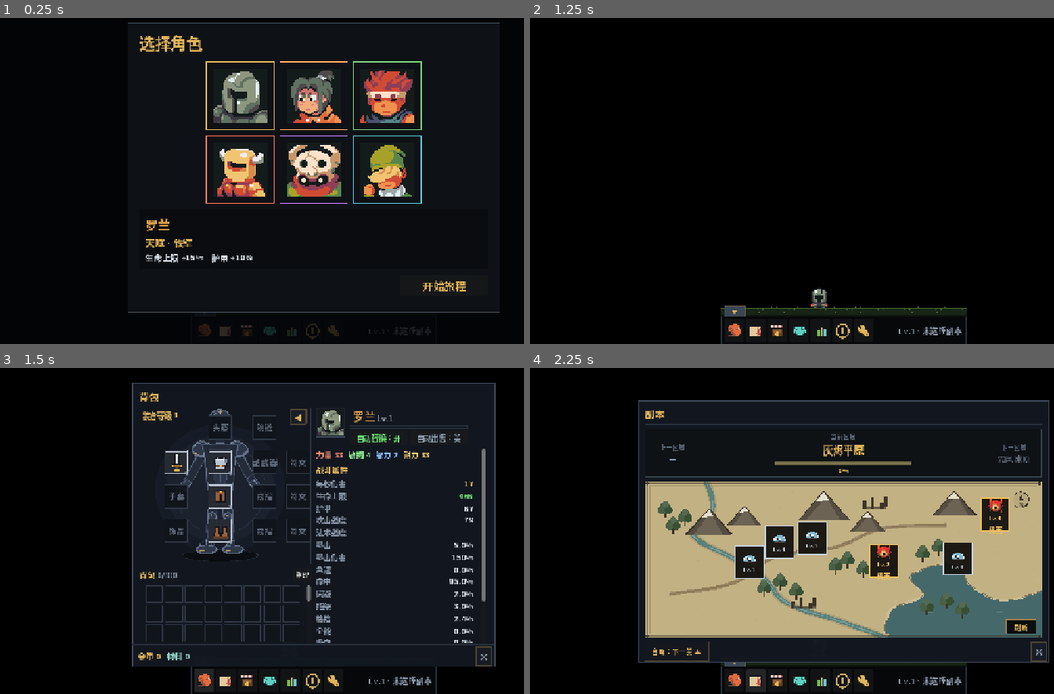
Above: before the commit, frames 1-4 (two rows, left to right).
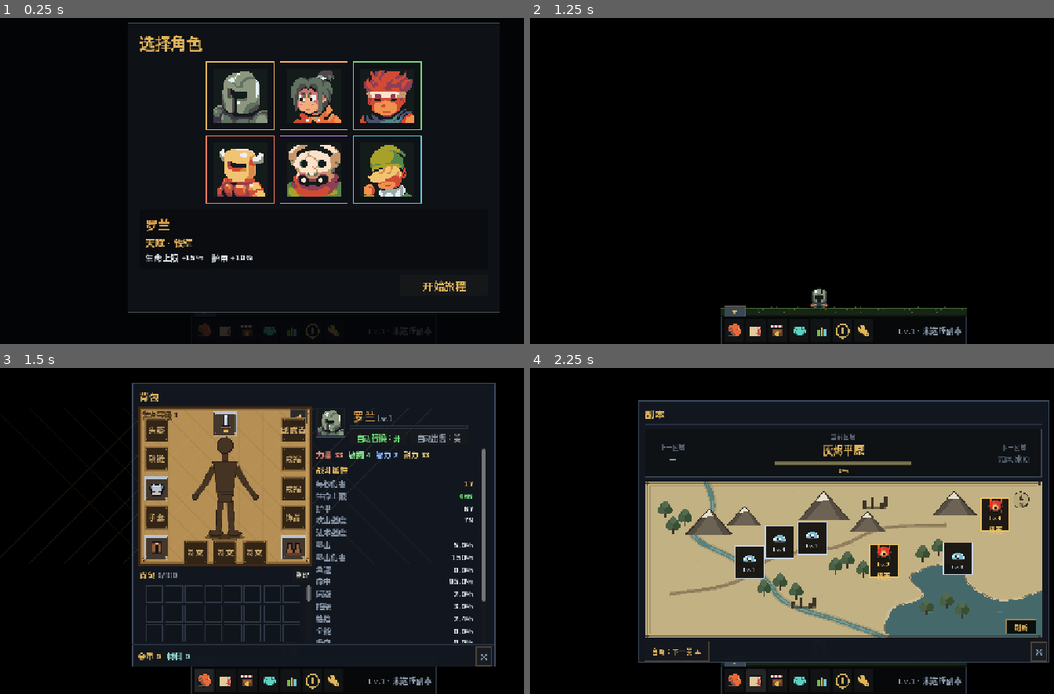
Above: after the commit, the same moments.

Repository: 958582184-dotcom/KeepForward
Game: Godot game, scene res://scenes/main.tscn
Two runs of this game, one before a commit and one after it. Both use one fixed random seed, a clock stepped at 60 frames per second and the inputs below.
Inputs (mouse positions are in pixels of both pictures, inside the frame that each line leads up to):
- Up to frame 1 (0.25 s): no input
- Up to frame 2 (1.25 s): click "开始旅程" at 0.5 s
- Up to frame 3 (1.5 s): click (204, 680) at 1.27 s
- Up to frame 4 (2.25 s): click (755, 680) at 2.02 s

Frames 1-2 are identical in both runs. In frame 3, 16% of the frame differs, in the area x 13-68%, y 11-61%; in frame 4, nothing differs.

Commit message:
Restyle equipment view as parchment paper doll

Diff:
--- a/src/core/data.gd
+++ b/src/core/data.gd
@@ -2,7 +2,7 @@
 extends RefCounted
 
 const TITLE := "KeepForward"
-const VERSION := "0.45.0"
+const VERSION := "0.46.0"
 const SAVE_PATH := "user://ember_walker_save.json"
 const INVENTORY_SIZE := 100
 const MAX_LEVEL := 60
--- a/src/ui/item_slot.gd
+++ b/src/ui/item_slot.gd
@@ -10,6 +10,7 @@
 var slot_id := ""
 var inv_index := -1
 var cell := 44
+var paper := false
 var _hover := false
 var _built := false
 var _drag_started := false
@@ -82,6 +83,15 @@
 		_refresh()
 
 
+func set_paper(enabled: bool) -> void:
+	paper = enabled
+	if _built:
+		_empty.add_theme_color_override("font_color", Color("#c6a46b") if paper else UiKit.COL_DIM)
+		_ilvl.add_theme_color_override("font_color", Color("#d8bc86") if paper else UiKit.COL_MUTED)
+		_lock.add_theme_color_override("font_color", Color("#f0c976") if paper else UiKit.COL_GOLD)
+		queue_redraw()
+
+
 func _refresh() -> void:
 	if _icon == null:
 		return
@@ -99,15 +109,25 @@
 func _draw() -> void:
 	var r := Rect2(Vector2.ZERO, size)
 	var bg := Color(0.063, 0.078, 0.106, 0.96)
+	if paper:
+		bg = Color(0.175, 0.125, 0.080, 0.96)
 	if item != null:
 		bg = bg.lerp(item.quality_color(), 0.13)
 	if _hover:
 		bg = bg.lerp(Color(1, 1, 1), 0.07)
 	draw_rect(r, bg)
 	var border := Color(0.176, 0.212, 0.263)
+	if paper:
+		border = Color(0.58, 0.43, 0.24)
 	if item != null:
 		border = item.quality_color()
 	draw_rect(Rect2(Vector2(1, 1), size - Vector2(2, 2)), border, false, 2.0)
+	if paper:
+		draw_rect(Rect2(Vector2(4, 4), size - Vector2(8, 8)), Color(0.78, 0.60, 0.34, 0.22), false, 1.0)
+		draw_circle(Vector2(5, 5), 1.5, Color(0.82, 0.64, 0.36, 0.55))
+		draw_circle(Vector2(size.x - 5, 5), 1.5, Color(0.82, 0.64, 0.36, 0.55))
+		draw_circle(Vector2(5, size.y - 5), 1.5, Color(0.82, 0.64, 0.36, 0.55))
+		draw_circle(Vector2(size.x - 5, size.y - 5), 1.5, Color(0.82, 0.64, 0.36, 0.55))
 	if item != null:
 		draw_rect(Rect2(3, 3, size.x - 6, 2), border)
 
--- a/src/ui/paper_doll.gd
+++ b/src/ui/paper_doll.gd
@@ -8,130 +8,75 @@
 
 
 func _draw() -> void:
-	var fill := Color(0.135, 0.165, 0.220, 0.97)
-	var fill_hi := Color(0.175, 0.210, 0.275, 0.98)
-	var deep := Color(0.055, 0.070, 0.100, 0.96)
-	var rim := Color(0.42, 0.48, 0.58, 0.85)
-	var rim_hi := Color(0.62, 0.70, 0.82, 0.9)
-	var gold := Color(0.78, 0.64, 0.36, 0.8)
-	var gold_hi := Color(0.95, 0.78, 0.42, 0.92)
-	var shadow := Color(0.015, 0.020, 0.030, 0.55)
+	var parchment := Color(0.71, 0.56, 0.33, 1.0)
+	var parchment_dark := Color(0.52, 0.39, 0.22, 1.0)
+	var gold := Color(0.56, 0.42, 0.22, 1.0)
+	var gold_hi := Color(0.82, 0.65, 0.36, 1.0)
+	var outline := Color(0.25, 0.16, 0.08, 1.0)
+	var sil := Color(0.27, 0.20, 0.14, 1.0)
+	var sil_dark := Color(0.18, 0.12, 0.08, 1.0)
 
-	# 光晕与地面
-	draw_circle(Vector2(165, 166), 132.0, Color(0.10, 0.13, 0.18, 0.55))
-	draw_circle(Vector2(165, 166), 110.0, Color(0.13, 0.16, 0.22, 0.38))
-	_ring(Vector2(165, 166), Vector2(92, 92), Color(0.36, 0.45, 0.58, 0.18), 1.0)
-	_ellipse(Vector2(165, 302), Vector2(78, 12), shadow)
-	_ring(Vector2(165, 302), Vector2(78, 12), Color(0.42, 0.48, 0.58, 0.25), 1.0)
+	# 羊皮纸底与菱形暗纹
+	draw_rect(Rect2(0, 0, 350, 320), parchment)
+	for i in range(-320, 352, 24):
+		draw_line(Vector2(i, 0), Vector2(i + 320, 320), Color(0.40, 0.29, 0.15, 0.16), 1.0)
+		draw_line(Vector2(i, 320), Vector2(i + 320, 0), Color(0.86, 0.72, 0.48, 0.11), 1.0)
+	for i in range(12, 350, 48):
+		draw_line(Vector2(i, 8), Vector2(i, 312), Color(0.42, 0.30, 0.16, 0.08), 1.0)
 
-	# 腿与护膝
-	_limb(Vector2(151, 192), Vector2(147, 254), 16.0, fill, rim)
-	_limb(Vector2(179, 192), Vector2(183, 254), 16.0, fill, rim)
-	_limb(Vector2(147, 250), Vector2(145, 286), 14.0, fill, rim)
-	_limb(Vector2(183, 250), Vector2(185, 286), 14.0, fill, rim)
-	for x in [149.0, 181.0]:
-		draw_circle(Vector2(x, 222), 9.0, rim)
-		draw_circle(Vector2(x, 222), 6.5, fill_hi)
-		draw_circle(Vector2(x - 1.5, 220), 2.0, gold_hi)
-	draw_line(Vector2(150, 256), Vector2(148, 282), Color(0.32, 0.39, 0.48, 0.7), 2.0)
-	draw_line(Vector2(180, 256), Vector2(182, 282), Color(0.32, 0.39, 0.48, 0.7), 2.0)
+	# 边缘与装饰角
+	draw_rect(Rect2(0, 0, 350, 320), outline, false, 7.0)
+	draw_rect(Rect2(3.5, 3.5, 343, 313), gold, false, 3.0)
+	draw_rect(Rect2(8, 8, 334, 304), Color(0.82, 0.66, 0.38, 0.55), false, 1.0)
+	for c in [Vector2(8, 8), Vector2(342, 8), Vector2(8, 312), Vector2(342, 312)]:
+		draw_circle(c, 5.0, parchment_dark)
+		draw_circle(c, 3.2, gold_hi)
+		draw_circle(c, 1.4, outline)
 
-	# 靴子
-	for x in [138.0, 192.0]:
-		_ellipse(Vector2(x, 290), Vector2(23, 9), rim)
-		_ellipse(Vector2(x, 289), Vector2(19, 7), fill_hi)
-		draw_line(Vector2(x - 15, 293), Vector2(x - 6, 293), gold, 2.0)
-		draw_arc(Vector2(x, 289), 17.0, PI * 1.05, PI * 1.55, 16, Color(0.72, 0.80, 0.90, 0.5), 1.0, true)
-
+	# 人物剪影：缩小居中，避开上/下槽位
+	draw_set_transform(Vector2(63, 59), 0.0, Vector2(0.68, 0.68))
+	_ellipse(Vector2(165, 302), Vector2(62, 9), Color(0.13, 0.08, 0.04, 0.48))
+	_ellipse(Vector2(165, 300), Vector2(48, 6), Color(0.10, 0.06, 0.03, 0.5))
+	# 腿
+	_limb(Vector2(151, 192), Vector2(147, 254), 16.0, sil, sil_dark)
+	_limb(Vector2(179, 192), Vector2(183, 254), 16.0, sil, sil_dark)
+	_limb(Vector2(147, 250), Vector2(145, 286), 14.0, sil, sil_dark)
+	_limb(Vector2(183, 250), Vector2(185, 286), 14.0, sil, sil_dark)
+	_ellipse(Vector2(138, 290), Vector2(23, 9), sil_dark)
+	_ellipse(Vector2(138, 288), Vector2(19, 7), sil)
+	_ellipse(Vector2(192, 290), Vector2(23, 9), sil_dark)
+	_ellipse(Vector2(192, 288), Vector2(19, 7), sil)
 	# 手臂
-	_limb(Vector2(131, 92), Vector2(104, 142), 15.0, fill, rim)
-	_limb(Vector2(104, 142), Vector2(78, 177), 13.0, fill, rim)
-	_limb(Vector2(199, 92), Vector2(226, 142), 15.0, fill, rim)
-	_limb(Vector2(226, 142), Vector2(252, 177), 13.0, fill, rim)
-
-	# 护腕
-	_limb(Vector2(101, 151), Vector2(84, 171), 10.0, fill_hi, rim_hi)
-	_limb(Vector2(229, 151), Vector2(246, 171), 10.0, fill_hi, rim_hi)
-	draw_circle(Vector2(83, 174), 8.5, rim)
-	draw_circle(Vector2(83, 174), 6.5, fill_hi)
-	draw_circle(Vector2(247, 174), 8.5, rim)
-	draw_circle(Vector2(247, 174), 6.5, fill_hi)
-	draw_circle(Vector2(82, 173), 1.8, gold_hi)
-	draw_circle(Vector2(246, 173), 1.8, gold_hi)
-
-	# 肩甲
-	for c in [Vector2(130, 86), Vector2(200, 86)]:
-		_ellipse(c, Vector2(23, 16), rim)
-		_ellipse(c + Vector2(0, -1), Vector2(20, 12.5), fill_hi)
-		draw_arc(c + Vector2(0, -1), 18.0, PI * 1.05, PI * 1.55, 18,
-			Color(0.72, 0.80, 0.90, 0.55), 1.5, true)
-		draw_line(c + Vector2(-17, 7), c + Vector2(-8, 10), gold, 2.0)
-
-	# 躯干
+	_limb(Vector2(131, 92), Vector2(104, 142), 15.0, sil, sil_dark)
+	_limb(Vector2(104, 142), Vector2(78, 177), 13.0, sil, sil_dark)
+	_limb(Vector2(199, 92), Vector2(226, 142), 15.0, sil, sil_dark)
+	_limb(Vector2(226, 142), Vector2(252, 177), 13.0, sil, sil_dark)
+	draw_circle(Vector2(75, 181), 10.0, sil_dark)
+	draw_circle(Vector2(75, 181), 7.5, sil)
+	draw_circle(Vector2(255, 181), 10.0, sil_dark)
+	draw_circle(Vector2(255, 181), 7.5, sil)
+	# 躯干与骨盆
 	var torso := PackedVector2Array([
 		Vector2(128, 76), Vector2(202, 76), Vector2(196, 108),
 		Vector2(190, 168), Vector2(140, 168), Vector2(134, 108),
 	])
-	_plate(torso, fill, rim, 2.0)
-	var chest := PackedVector2Array([
-		Vector2(145, 84), Vector2(185, 84), Vector2(181, 120),
-		Vector2(176, 158), Vector2(154, 158), Vector2(149, 120),
-	])
-	_plate(chest, fill_hi, Color(0.34, 0.40, 0.50, 0.8), 1.0)
-	draw_line(Vector2(165, 88), Vector2(165, 154), Color(0.30, 0.36, 0.45, 0.75), 1.0)
-	draw_line(Vector2(143, 100), Vector2(158, 96), Color(0.58, 0.66, 0.78, 0.35), 1.0)
-	draw_line(Vector2(187, 100), Vector2(172, 96), Color(0.58, 0.66, 0.78, 0.35), 1.0)
-	draw_line(Vector2(149, 122), Vector2(181, 122), Color(0.28, 0.34, 0.43, 0.7), 1.0)
-	draw_line(Vector2(152, 136), Vector2(178, 136), Color(0.28, 0.34, 0.43, 0.55), 1.0)
-	draw_line(Vector2(134, 108), Vector2(196, 108), Color(0.55, 0.60, 0.68, 0.55), 1.0)
-	draw_line(Vector2(134, 108), Vector2(128, 76), Color(0.68, 0.75, 0.85, 0.45), 1.0)
-	draw_line(Vector2(196, 108), Vector2(202, 76), Color(0.28, 0.33, 0.42, 0.8), 1.0)
-
-	# 胸徽
-	draw_circle(Vector2(165, 104), 6.0, deep)
-	draw_circle(Vector2(165, 104), 4.2, gold)
-	draw_circle(Vector2(165, 104), 1.6, gold_hi)
-
-	# 腰带与骨盆
-	draw_line(Vector2(141, 171), Vector2(189, 171), deep, 5.0)
-	draw_line(Vector2(141, 171), Vector2(189, 171), gold, 2.0)
-	var buckle := PackedVector2Array([
-		Vector2(165, 166), Vector2(172, 171), Vector2(165, 176), Vector2(158, 171),
-	])
-	_plate(buckle, gold, gold_hi, 1.0)
+	_plate(torso, sil, sil_dark, 1.5)
 	var pelvis := PackedVector2Array([
 		Vector2(140, 166), Vector2(190, 166), Vector2(184, 198), Vector2(146, 198),
 	])
-	_plate(pelvis, fill, rim, 1.5)
-	draw_line(Vector2(146, 180), Vector2(157, 191), Color(0.32, 0.38, 0.47, 0.8), 1.0)
-	draw_line(Vector2(184, 180), Vector2(173, 191), Color(0.32, 0.38, 0.47, 0.8), 1.0)
-	draw_circle(Vector2(149, 187), 2.2, gold)
-	draw_circle(Vector2(181, 187), 2.2, gold)
-	draw_line(Vector2(146, 198), Vector2(150, 252), Color(0.26, 0.31, 0.38, 0.55), 1.0)
-	draw_line(Vector2(184, 198), Vector2(180, 252), Color(0.26, 0.31, 0.38, 0.55), 1.0)
-
-	# 颈与头盔
-	draw_rect(Rect2(156, 48, 18, 24), fill)
-	draw_rect(Rect2(156, 48, 18, 24), rim, false, 2.0)
-	_ellipse(Vector2(165, 53), Vector2(13, 5), Color(0.22, 0.28, 0.36, 0.9))
-	draw_circle(Vector2(165, 28), 25.0, rim)
-	draw_circle(Vector2(165, 28), 22.0, fill_hi)
-	draw_arc(Vector2(165, 28), 19.0, PI * 1.05, PI * 1.55, 22,
-		Color(0.72, 0.80, 0.90, 0.55), 2.0, true)
-	draw_line(Vector2(165, 6), Vector2(165, 13), gold, 2.0)
-	var visor := PackedVector2Array([
-		Vector2(149, 24), Vector2(181, 24), Vector2(181, 31), Vector2(171, 31),
-		Vector2(171, 43), Vector2(159, 43), Vector2(159, 31), Vector2(149, 31),
-	])
-	_plate(visor, Color(0.025, 0.032, 0.045, 0.96), Color(0.20, 0.25, 0.33, 0.8), 1.0)
-	draw_line(Vector2(151, 23), Vector2(179, 23), gold, 1.0)
-
-	# 边线与金色细节
-	draw_line(Vector2(154, 72), Vector2(176, 72), gold, 1.5)
-	draw_line(Vector2(132, 82), Vector2(150, 82), gold, 1.0)
-	draw_line(Vector2(180, 82), Vector2(198, 82), gold, 1.0)
-	draw_line(Vector2(141, 171), Vector2(189, 171), Color(0.55, 0.44, 0.24, 0.7), 1.0)
-	draw_rect(Rect2(0.5, 0.5, 349, 319), Color(0.24, 0.29, 0.37, 0.55), false, 1.0)
+	_plate(pelvis, sil, sil_dark, 1.5)
+	# 颈与头
+	draw_rect(Rect2(156, 48, 18, 24), sil)
+	draw_rect(Rect2(156, 48, 18, 24), sil_dark, false, 2.0)
+	draw_circle(Vector2(165, 28), 25.0, sil_dark)
+	draw_circle(Vector2(165, 28), 22.0, sil)
+	# 头部剪影轮廓，轻微发梢
+	draw_colored_polygon(PackedVector2Array([
+		Vector2(153, 10), Vector2(160, 1), Vector2(165, 8), Vector2(171, 0),
+		Vector2(177, 9), Vector2(184, 7), Vector2(180, 19), Vector2(151, 19),
+	]), sil)
+	draw_line(Vector2(151, 174), Vector2(189, 174), Color(0.15, 0.10, 0.06, 0.9), 2.0)
+	draw_set_transform(Vector2.ZERO, 0.0, Vector2.ONE)
 
 
 func _plate(points: PackedVector2Array, color: Color, edge: Color, width: float = 1.0) -> void:
@@ -139,15 +84,6 @@
 	var line := points.duplicate()
 	line.append(points[0])
 	draw_polyline(line, edge, width, true)
-
-
-func _ring(center: Vector2, radii: Vector2, color: Color, width: float = 1.0) -> void:
-	var pts := PackedVector2Array()
-	for i in 36:
-		var a := TAU * float(i) / 36.0
-		pts.append(center + Vector2(cos(a) * radii.x, sin(a) * radii.y))
-	pts.append(pts[0])
-	draw_polyline(pts, color, width, true)
 
 
 func _limb(a: Vector2, b: Vector2, width: float, fill: Color, rim: Color) -> void:
--- a/src/ui/windows/backpack_window.gd
+++ b/src/ui/windows/backpack_window.gd
@@ -4,20 +4,20 @@
 const EQ_CELL := 50
 const INV_CELL := 36
 const EQ_POS := {
-	"head": Vector2(140, 16),
-	"neck": Vector2(230, 16),
-	"main": Vector2(50, 86),
-	"chest": Vector2(140, 86),
-	"off": Vector2(230, 86),
-	"hands": Vector2(50, 156),
-	"legs": Vector2(140, 156),
-	"ring1": Vector2(230, 156),
-	"trinket": Vector2(50, 226),
-	"feet": Vector2(140, 226),
-	"ring2": Vector2(230, 226),
-	"rune1": Vector2(300, 86),
-	"rune2": Vector2(300, 156),
-	"rune3": Vector2(300, 226),
+	"main": Vector2(150, 8),
+	"head": Vector2(10, 20),
+	"neck": Vector2(10, 80),
+	"chest": Vector2(10, 140),
+	"hands": Vector2(10, 200),
+	"legs": Vector2(10, 260),
+	"off": Vector2(290, 20),
+	"ring1": Vector2(290, 80),
+	"ring2": Vector2(290, 140),
+	"trinket": Vector2(290, 200),
+	"feet": Vector2(290, 260),
+	"rune1": Vector2(90, 270),
+	"rune2": Vector2(150, 270),
+	"rune3": Vector2(210, 270),
 }
 
 var _tip: ItemTooltip
@@ -73,7 +73,7 @@
 	var doll := PaperDoll.new()
 	doll.custom_minimum_size = Vector2(350, 320)
 	left.add_child(doll)
-	var equip_lv := UiKit.label("装备等级 %d" % int(Game.compute_stats().get("ilvl", 1)), 11, UiKit.COL_GOLD)
+	var equip_lv := UiKit.label("装备等级 %d" % int(Game.compute_stats().get("ilvl", 1)), 11, Color("#3d2a17"))
 	equip_lv.position = Vector2(6, 4)
 	doll.add_child(equip_lv)
 	var toggle := UiKit.button("◀" if _stats_open else "▶", 12)
@@ -104,6 +104,7 @@
 		slot.unhovered.connect(_on_slot_unhovered)
 		slot.dropped.connect(_on_item_dropped)
 		doll.add_child(slot)
+		slot.set_paper(true)
 
 	var inv_head := HBoxContainer.new()
 	inv_head.custom_minimum_size = Vector2(350, 22)
--- a/src/ui/windows/team_window.gd
+++ b/src/ui/windows/team_window.gd
@@ -217,7 +217,7 @@
 	box.add_child(holder)
 	var doll := PaperDoll.new()
 	holder.add_child(doll)
-	var lv := UiKit.label("装备等级 %d" % int(_view_member.get("level", 1)), 10, UiKit.COL_GOLD)
+	var lv := UiKit.label("装备等级 %d" % int(_view_member.get("level", 1)), 10, Color("#3d2a17"))
 	lv.position = Vector2(6, 4)
 	holder.add_child(lv)
 	var eq: Dictionary = _view_member.get("equipment", {})
@@ -233,6 +233,7 @@
 		slot.unhovered.connect(func(_s): _tip.hide_tip())
 		slot.clicked.connect(func(_s, it, _b): _show_team_item_tip(it))
 		holder.add_child(slot)
+		slot.set_paper(true)
 	_footer_left.add_child(UiKit.label("仅显示装备栏", 10, UiKit.COL_MUTED))
 
 
Binary file changed: shots/bag.png
Binary file added: shots/v460_bag.png
Not shown, added: shots/v460_bag.png.import
